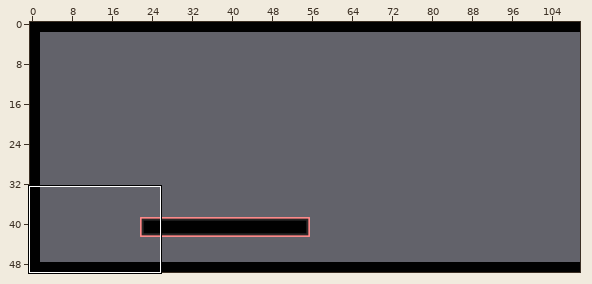
An edit to a level. Tiled map, core/assets/Maps/Test2.tmx. Above: a wide view before the commit, with the close-up outlined.
Close-up. The starting point:
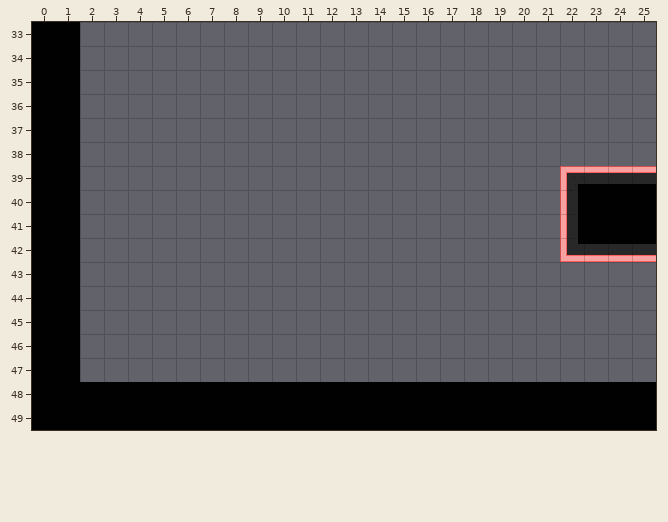
Cells are 16x16 px. Shown: x 0..25, y 33..49. The commit also changed other parts of the map, which this record leaves out.
And afterwards:
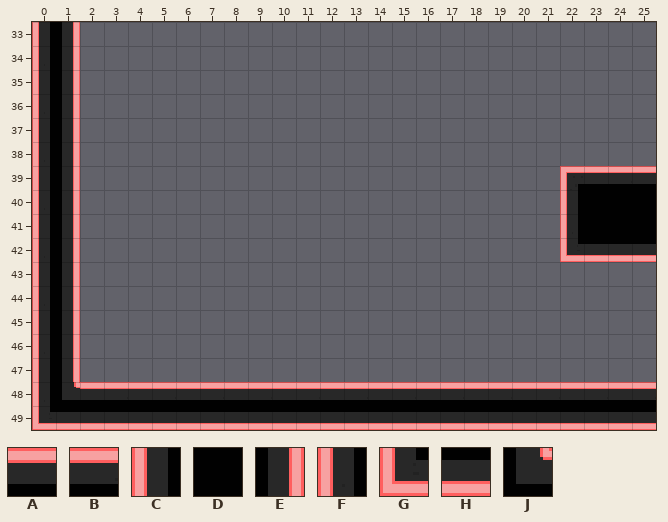
Key: from "Placeholders": A 2, B 3, C 33, D 34, E 36, F 65, G 97, H 98, J 632.
_ is an empty cell, . an unchanged one.
Edits made:
--- layer "Tile Layer 1"
@@ x 0..25 @@
-33 DD........................
-34 DD........................
-35 DD........................
-36 DD........................
-37 DD........................
-38 DD........................
-39 DD........................
-40 DD........................
-41 DD........................
-42 DD........................
-43 DD........................
-44 DD........................
-45 DD........................
-46 DD........................
-47 DD........................
-48 DDDDDDDDDDDDDDDDDDDDDDDDDD
-49 DDDDDDDDDDDDDDDDDDDDDDDDDD
+33 CE........................
+34 FE........................
+35 CE........................
+36 FE........................
+37 CE........................
+38 FE........................
+39 CE........................
+40 FE........................
+41 CE........................
+42 FE........................
+43 CE........................
+44 FE........................
+45 CE........................
+46 FE........................
+47 CE........................
+48 FJABABABABABABABABABABABAB
+49 GHHHHHHHHHHHHHHHHHHHHHHHHH
Where, in picture pixels (left, top, right, bottom), the same in both close-ups:
changed: (32, 22, 656, 430)
